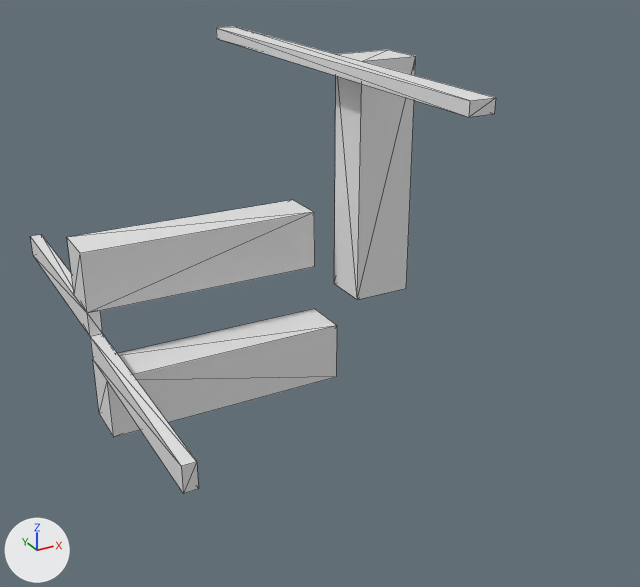
The OBJ model Data/bmc/tiles_structure/t_188.obj, before and after one commit.
Before and after are seen from a 50 mm camera at (-0.857, -1.583, 0.775) aimed at (0.078, 0.117, -0.075). Lighting does not change. The marker at lower left points along +X, +Y and +Z. Mesh edges are drawn as thin lines. Where no turn or scale is listed for an object, it has been applied to the vertices.

In view in the first picture: 't_188'.
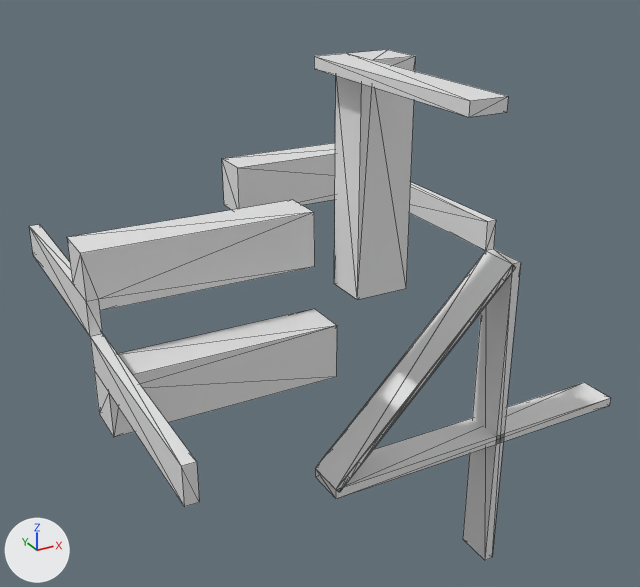
What differs and where, as boxes (x1, y1, x2, y2) in the pictures (640 x 587 px; the box of a moved part takes in the faces that stretch with it):
't_188', reshaped (25% wider, 9% taller): before (31, 27, 496, 494); after (29, 50, 610, 560)
part 1 of me_t_188, added: after (222, 143, 610, 560)
part 2 of me_t_188, moved or reshaped: before (31, 27, 496, 494); after (29, 50, 508, 507)

Diff of the bpy script that builds the scene:
```diff
--- a/Data/bmc/tiles_structure/t_188.obj.py
+++ b/Data/bmc/tiles_structure/t_188.obj.py
@@ me_t_188 @@
 # used by ob_t_188; location = (0.0, 0.0, 0.0)
-me_t_188.from_pydata(...)  # 44 vertices, 72 faces; spans x -0.5..0.175, y -0.5..0.5, z -0.175..0.5
+me_t_188.from_pydata(...)  # 160 vertices, 308 faces; spans x -0.5..0.875, y -0.5..0.5, z -0.875..0.5
+# me_t_188 part 1: a new loose piece of 108 vertices spanning x 0.0..0.875, y -0.1..0.5, z -0.875..0.175
+# me_t_188 part 2
+# 12 vertices are removed from x -0.5..0.05, y -0.5..0.5, z -0.05..0.5
+# 56 faces are deleted
+# 4 vertices move from x -0.5..0.05, y -0.5..0.5, z -0.05..0.5 to x -0.475..0.075, y -0.5..0.5, z -0.075..0.5
+# 9 vertices are added at x -0.5..0.075, y -0.1..0.1, z -0.075..0.5
+# 5 new vertices lie (0.0, 0.5, 0.0) away from vertices in x -0.5..0.05, y -0.5, z -0.05..0.5
+# 6 new vertices lie (-0.025, 0.0, 0.0) away from vertices in x -0.5..0.075, y -0.5..0.5, z -0.075..0.475
+# 80 new faces join them
```
